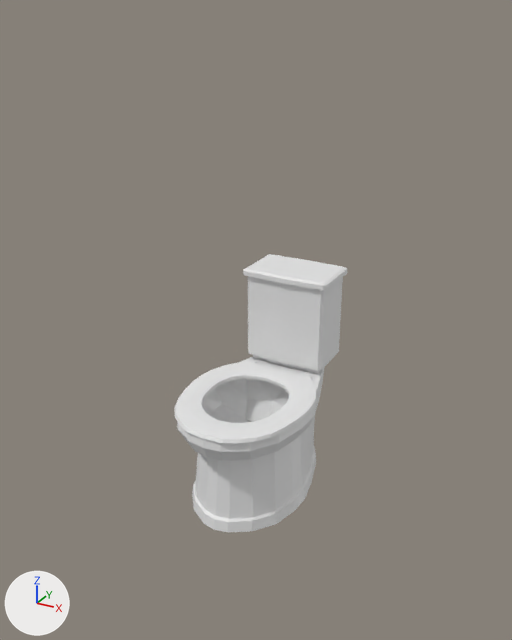
Two versions of the Blender file resources/meshes/animatedToilet01.blend, one commit apart.
Before and after are seen from a camera (50 mm lens) standing at (0.611, -1.184, 0.94) and looking at (0.022, -0.112, 0.405). Lighting does not change. The marker at lower left points along +X, +Y and +Z.

Objects in the first picture: 'animatedToilet01'.
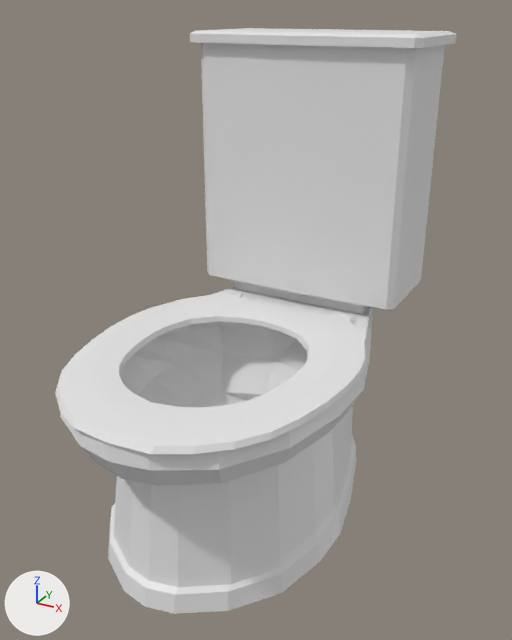
Pixel boxes (x1, y1, x2, y2) of what changed, in the pictures (512 x 640 px; the box of a moved part takes in the faces that stretch with it):
'animatedToilet01', reshaped (132% wider, 110% taller): before (174, 254, 347, 533); after (55, 28, 457, 614)
part 1 of me_animatedtoilet01, moved or reshaped: before (243, 254, 347, 290); after (190, 28, 457, 48)
part 2 of me_animatedtoilet01, moved or reshaped: before (174, 359, 317, 443); after (55, 291, 367, 454)
part 3 of me_animatedtoilet01, added: after (60, 43, 445, 614)
part 4 of me_animatedtoilet01, deleted: before (177, 276, 343, 533)

The change, as a list of edits to the scene's bpy script:
```text
Change me_animatedtoilet01:
    used by ob_animatedtoilet01; location = (0.0, 0.0, 0.0)
    remove me_animatedtoilet01.from_pydata(...)  # 625 vertices, 662 faces; spans x -0.131..0.131, y -0.272..0.166, z 0.0..0.439
    add me_animatedtoilet01.from_pydata(...)  # 631 vertices, 668 faces; spans x -0.25..0.25, y -0.522..0.319, z 0.0..0.9
    me_animatedtoilet01 part 1: the loose piece of 27 vertices spanning x -0.096..0.096, y 0.036..0.164, z 0.425..0.439 is scaled about its middle by (2.49, 1.92, 1.6), then moved by (0.0, 0.092, 0.458)
    me_animatedtoilet01 part 2: the loose piece of 246 vertices spanning x -0.131..0.131, y -0.272..0.033, z 0.225..0.235 is scaled about the mesh origin by (1.92, 1.92, 1.6)
    me_animatedtoilet01 part 3: a new loose piece of 358 vertices spanning x -0.25..0.25, y -0.522..0.319, z 0.0..0.879
    me_animatedtoilet01 part 4: the loose piece of 352 vertices spanning x -0.131..0.131, y -0.272..0.166, z 0.0..0.425 is deleted
```
